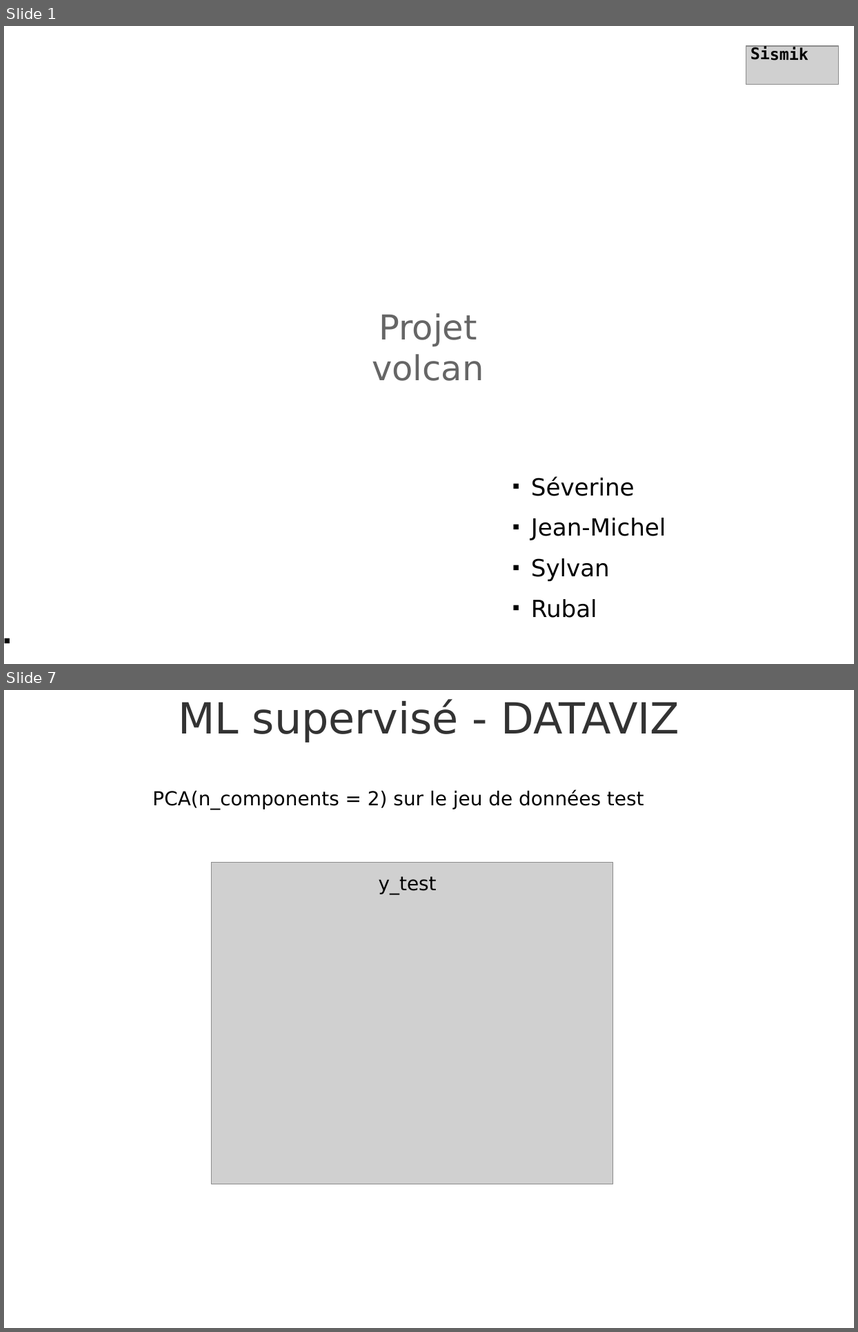
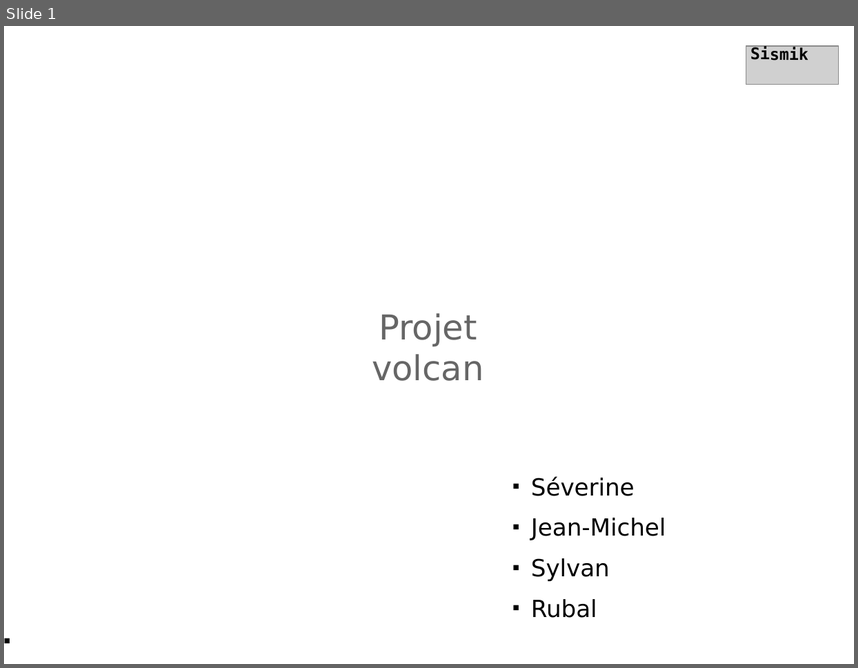
Before and after one commit to rubalravinder/cas_etude_volcano, a slide deck: prez_finale_sismik.odp. Shown one above the other, each under a label of ours: slides 1 and 7 before the commit, slide 1 after it; the slides between them are not shown. The pictures are 858x1332 and 858x668 pixels, drawn with LibreOffice and Linux fonts; fonts in the diff are those of the drawing; grey boxes stand for pictures; background and template pictures are left out. Boxes give left, top, right and bottom in pixels: in the first picture for what was removed or moved away, otherwise in the second. Text is boxed around its words. In the diff, an @@ line names an element or a change of style, - is before the commit and + after.

```diff
--- a/prez_finale_sismik.odp
+++ b/prez_finale_sismik.odp
@@ slide 7 removed at [4, 690, 854, 1328], background picture (left out) @@
@@ title removed at [178, 699, 680, 742] @@
-ML supervisé - DATAVIZ
@@ text removed at [152, 790, 644, 809] @@
-PCA(n_components = 2) sur le jeu de données test
@@ picture removed at [212, 862, 613, 1183] @@
@@ text removed at [379, 876, 437, 894] @@
-y_test
```
Also in this commit, not shown: 3 slides changed, 18 slides added, 9 other slides removed, 4 other files.
